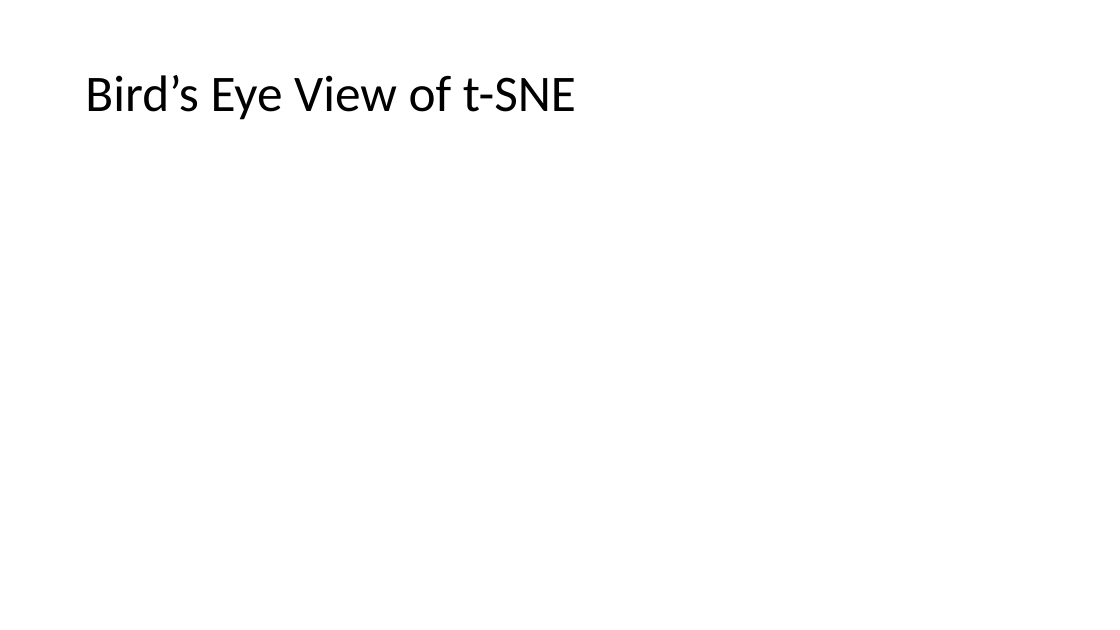
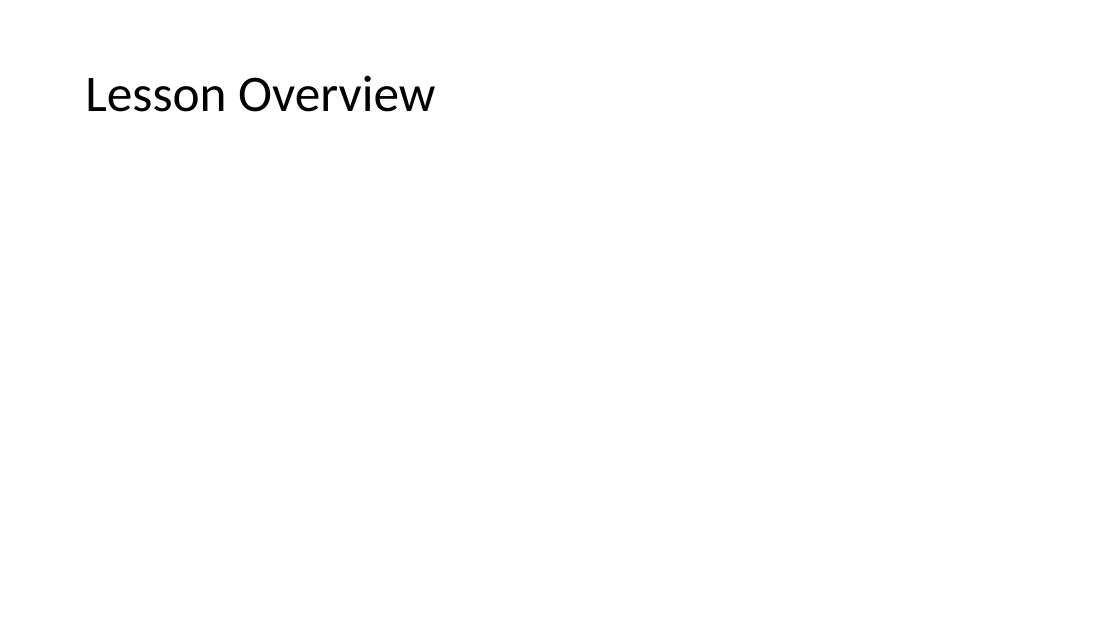
Before and after one commit to nbv3/math465_tsne, a slide deck: slide 3 of math465_tsne.pptx. Drawn at 1120x630 pixels with LibreOffice and Linux fonts; fonts in the diff are those of the drawing; grey boxes stand for pictures. Boxes give left, top, right and bottom in pixels: in the first picture for what was removed or moved away, otherwise in the second. Text is boxed around its words. In the diff, an @@ line names an element or a change of style, - is before the commit and + after.

Commit message:
working copy

```diff
--- a/math465_tsne.pptx
+++ b/math465_tsne.pptx
@@ title at [85, 75, 435, 112]: text changed @@
-Bird’s Eye View of t-SNE
+Lesson Overview
```
